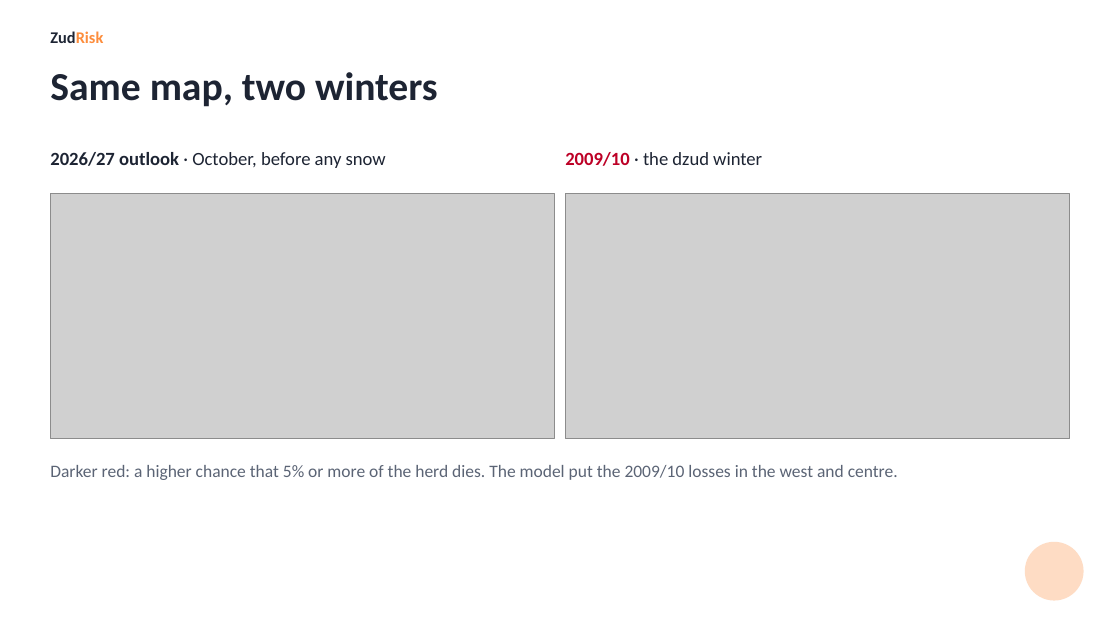
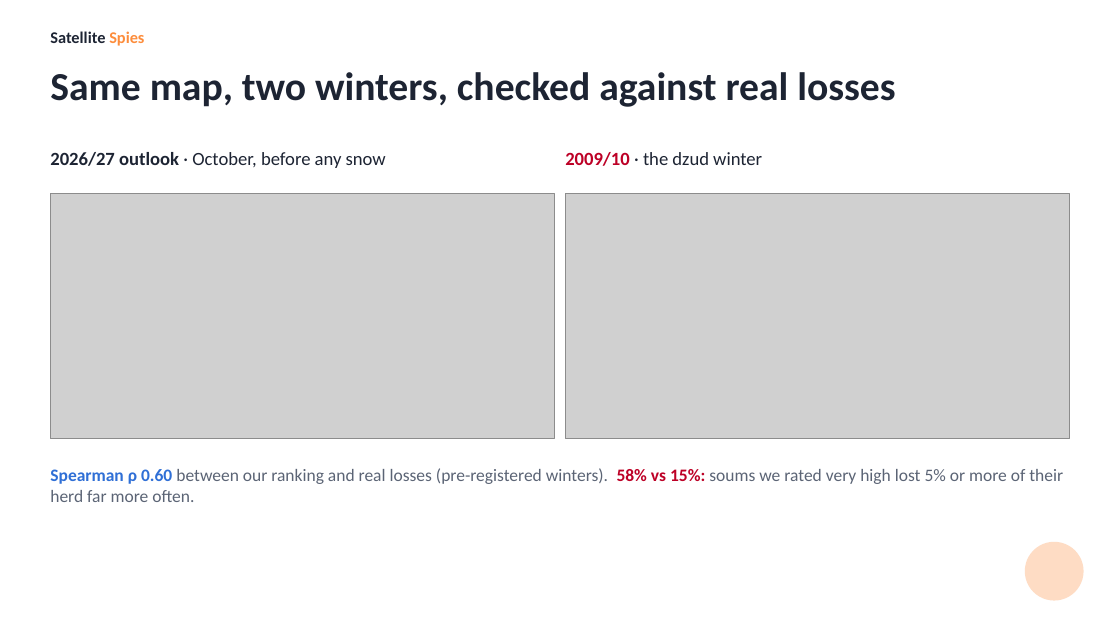
Before and after one commit to Sarul72/ZudRisk, a slide deck: slide 4 of docs/pitch/zudrisk-pitch.pptx. Drawn at 1120x630 pixels with LibreOffice and Linux fonts; fonts in the diff are those of the drawing; grey boxes stand for pictures. Boxes give left, top, right and bottom in pixels: in the first picture for what was removed or moved away, otherwise in the second. Text is boxed around its words. In the diff, an @@ line names an element or a change of style, - is before the commit and + after.

```diff
--- a/docs/pitch/zudrisk-pitch.pptx
+++ b/docs/pitch/zudrisk-pitch.pptx
@@ text at (x1=50, y1=31, x2=144, y2=46): text changed; text colour #FD8D3C to #1D2433 @@
-ZudRisk
+Satellite Spies
@@ text at (x1=50, y1=72, x2=895, y2=107): text changed @@
-Same map, two winters
+Same map, two winters, checked against real losses
@@ text at (x1=50, y1=468, x2=1063, y2=502): text changed @@
-Darker red: a higher chance that 5% or more of the herd dies. The model put the 2009/10 losses in the west and centre.
+Spearman ρ 0.60 between our ranking and real losses (pre-registered winters). 58% vs 15%: soums we rated very high lost 5% or more of their herd far more often.
```
Also in this commit, not shown: 4 other slides changed, 2 slides added, 2 slides removed, 8 other files.
